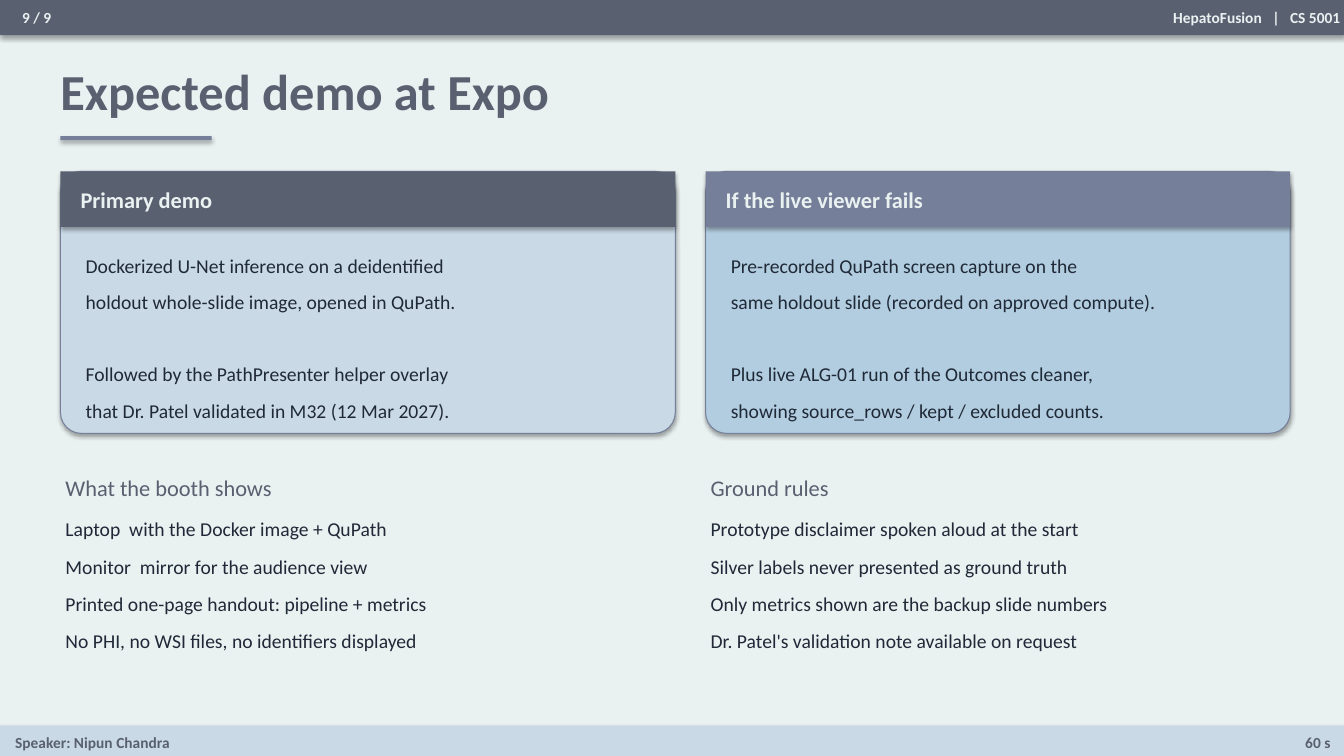
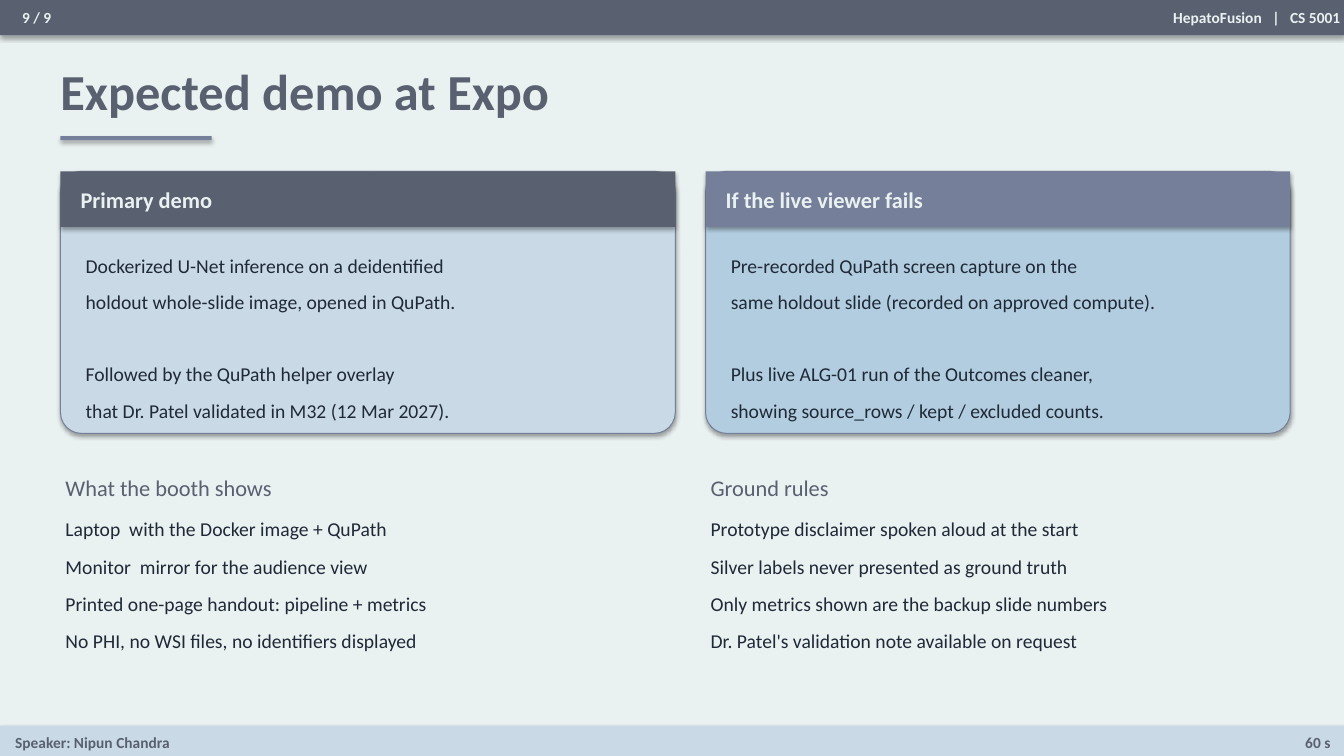
Before and after one commit to ShivamKGate/CS-Senior-Design-I-II, a slide deck: slide 9 of Presentation/HepatoFusion_Draft_Deck.pptx. Drawn at 1344x756 pixels with LibreOffice and Linux fonts; fonts in the diff are those of the drawing. Boxes give left, top, right and bottom in pixels: in the first picture for what was removed or moved away, otherwise in the second. Text is boxed around its words. In the diff, an @@ line names an element or a change of style, - is before the commit and + after.

```diff
--- a/Presentation/HepatoFusion_Draft_Deck.pptx
+++ b/Presentation/HepatoFusion_Draft_Deck.pptx
@@ text at (x1=86, y1=367, x2=395, y2=384): text changed @@
-Followed by the PathPresenter helper overlay
+Followed by the QuPath helper overlay
```
Also in this commit, not shown: 6 other slides changed.
